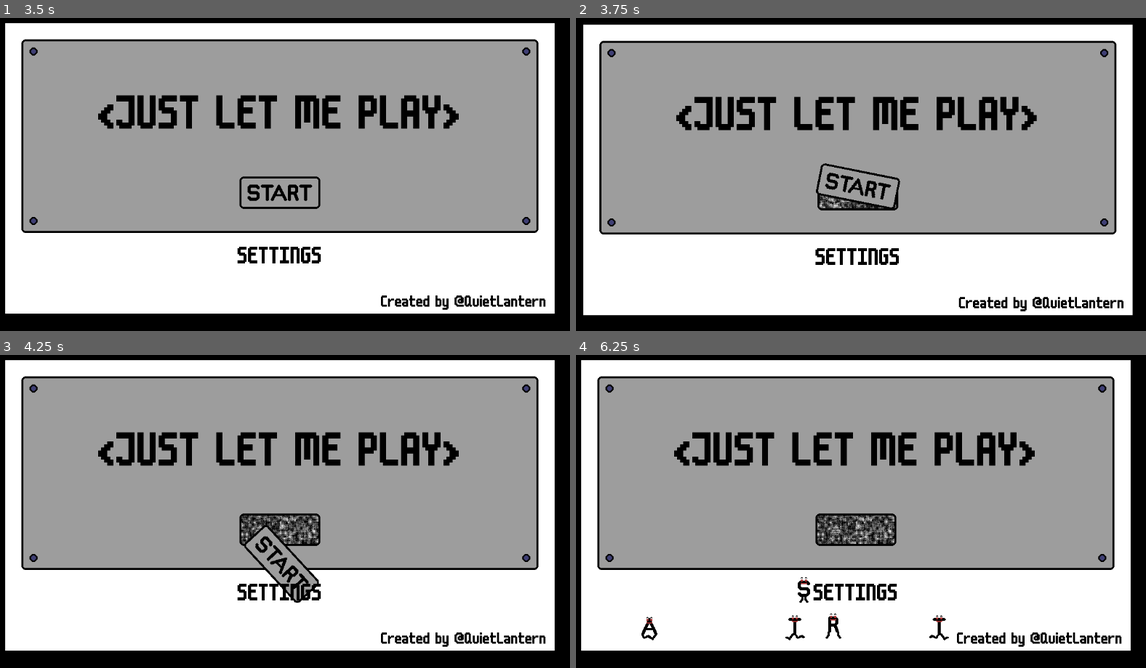
Above: before the commit, frames 1-4 (two rows, left to right).
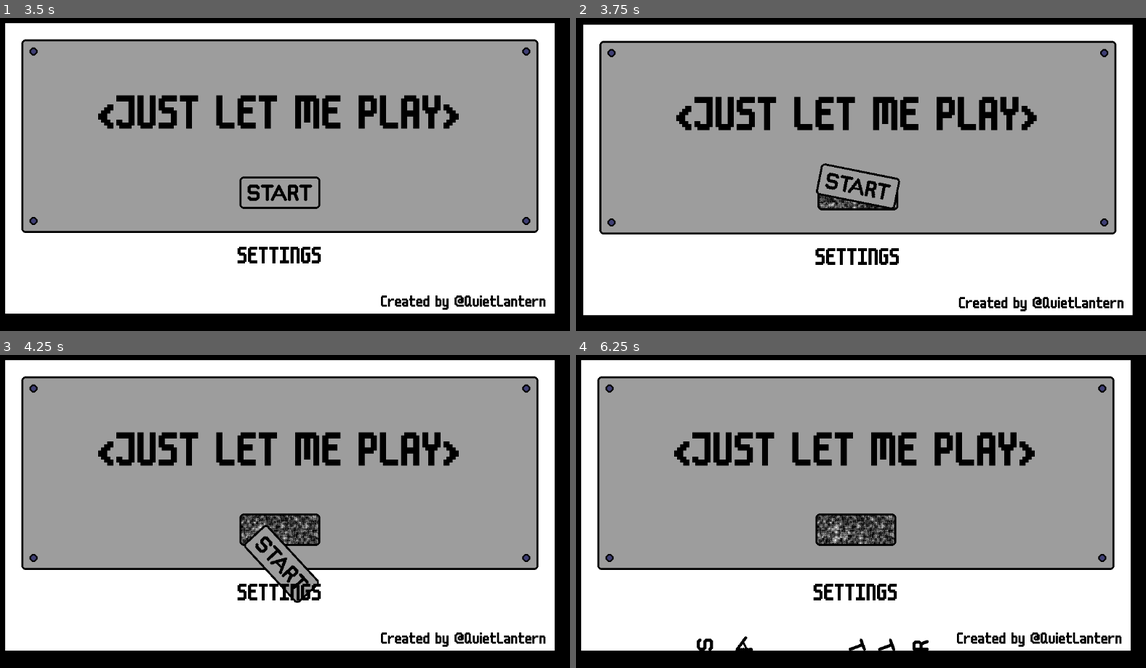
Above: after the commit, the same moments.

Repository: conor-wilson/secret-sapphire
Game: Godot game, scene res://scenes/main.tscn
Two runs of this game, one before a commit and one after it. Both use one fixed random seed, a clock stepped at 60 frames per second and the inputs below. The engine's default icon, where the game draws it, is replaced by a stand-in: a white triangle on a blue panel in a dark square.
Inputs (mouse positions are in pixels of both pictures, inside the frame that each line leads up to):
- Up to frame 1 (3.5 s): tap Enter at 0.5 s; move the mouse to (279, 136) at 0.52 s; hold Right (ui_right) 0.53-1.25 s; click (279, 136) at 0.6 s; click "SETTINGS" at 1.25 s; click "BACK" at 2 s; tap Space at 2.75 s; move the mouse to (279, 136) at 2.77 s; hold Right (ui_right) from 2.78 s (still down); click (279, 136) at 2.85 s
- Up to frame 2 (3.75 s): tap Enter at 3.5 s; move the mouse to (855, 193) at 3.52 s; release Right (ui_right) at 3.53 s; hold Left (ui_left) from 3.53 s (still down); click (855, 193) at 3.6 s
- Up to frame 3 (4.25 s): keep holding Left (ui_left)
- Up to frame 4 (6.25 s): move the mouse to (610, 389) at 4.27 s; release Left (ui_left) at 4.28 s; hold Right (ui_right) 4.28-5.78 s; click (610, 389) at 4.35 s; move the mouse to (1100, 389) at 5.02 s; click (1100, 389) at 5.1 s; tap D (debugbutton) at 5.65 s; move the mouse to (610, 558) at 5.77 s; hold Left (ui_left) from 5.78 s (still down); click (610, 558) at 5.85 s

Frame 1 is identical in both runs. In frame 2, 0.1% of the frame differs, in the area x 42-57%, y 56-61%; in frame 3, 0.6%; in frame 4, 1.6%, in the area x 11-66%, y 51-95%.

Commit message:
Adjusted Hell Bot destruction sequence to shoot the letters with a laser to animate them

Diff:
--- /dev/null
+++ b/let-me-play/laser.gd
@@ -0,0 +1,50 @@
+extends Node2D
+
+const maxrange = 5000
+
+var base_width:float = 24
+var width_y:float = base_width
+var shoot = false
+
+var target:Vector2 = Vector2.ZERO
+
+# Called when the node enters the scene tree for the first time.
+func _ready() -> void:
+	pass # Replace with function body.
+
+
+# Called every frame. 'delta' is the elapsed time since the previous frame.
+func _process(delta: float) -> void:
+
+	$Line2D.width = width_y
+	#
+	#var mouse_pos = get_local_mouse_position()
+	var max_cast_to = target * maxrange
+	$RayCast2D.target_position = max_cast_to
+
+	if $RayCast2D.is_colliding():
+		$Reference.global_position = $RayCast2D.get_collision_point()
+		$Line2D.set_point_position(1, $Line2D.to_local($Reference.global_position))
+	else:
+		$Reference.global_position = $RayCast2D.target_position
+		$Line2D.points[1] = $Reference.global_position
+
+func fire(new_target:Vector2):
+
+	target = $Line2D.to_local(new_target)
+
+	width_y = 2
+	await get_tree().create_timer(0.01).timeout
+	width_y = 4
+	await get_tree().create_timer(0.01).timeout
+	width_y = 20
+	await get_tree().create_timer(0.01).timeout
+	width_y = 24
+	await get_tree().create_timer(0.05).timeout
+	width_y = 20
+	await get_tree().create_timer(0.01).timeout
+	width_y = 4
+	await get_tree().create_timer(0.01).timeout
+	width_y = 2
+	await get_tree().create_timer(0.01).timeout
+	width_y = 0
--- a/let-me-play/project.godot
+++ b/let-me-play/project.godot
@@ -71,6 +71,7 @@
 2d_physics/layer_5="sticky_note"
 2d_physics/layer_6="running_letters"
 2d_physics/layer_7="detection_areas"
+2d_physics/layer_8="lasers"
 
 [rendering]
 
--- a/let-me-play/scenes/help_bot.gd
+++ b/let-me-play/scenes/help_bot.gd
@@ -103,3 +103,6 @@
 	$ShrinkingSprite.hide() # TODO: This is janky. Fix.
 	$IdleSprite.show()
 	$AnimationPlayer.play("help_bot_idle")
+
+func shoot(pos:Vector2):
+	$Laser.fire(pos)
--- a/let-me-play/scenes/help_bot.tscn
+++ b/let-me-play/scenes/help_bot.tscn
@@ -1,8 +1,9 @@
-[gd_scene load_steps=10 format=3 uid="uid://bcttde4rl6c7u"]
+[gd_scene load_steps=11 format=3 uid="uid://bcttde4rl6c7u"]
 
 [ext_resource type="Script" path="res://scenes/help_bot.gd" id="1_b6jo1"]
 [ext_resource type="Texture2D" uid="uid://1cwslcas3huc" path="res://assets/art/HelpBot-Sheet.png" id="1_nxjie"]
 [ext_resource type="Texture2D" uid="uid://o53y7lf7ihfd" path="res://assets/art/HellBot_Shrink-Sheet.png" id="3_2pc8o"]
+[ext_resource type="PackedScene" uid="uid://b63t8bt78w8t1" path="res://scenes/laser.tscn" id="4_khedk"]
 
 [sub_resource type="RectangleShape2D" id="RectangleShape2D_oh5jh"]
 size = Vector2(62, 62)
@@ -97,18 +98,20 @@
 script = ExtResource("1_b6jo1")
 metadata/_edit_group_ = true
 
+[node name="Laser" parent="." instance=ExtResource("4_khedk")]
+
 [node name="IdleSprite" type="Sprite2D" parent="."]
 scale = Vector2(2, 2)
 texture = ExtResource("1_nxjie")
 hframes = 8
 
 [node name="ShrinkingSprite" type="Sprite2D" parent="."]
-visible = false
 scale = Vector2(2, 2)
 texture = ExtResource("3_2pc8o")
 hframes = 10
 
 [node name="CollisionShape2D" type="CollisionShape2D" parent="."]
+visible = false
 shape = SubResource("RectangleShape2D_oh5jh")
 
 [node name="BlinkTimer" type="Timer" parent="."]
--- /dev/null
+++ b/let-me-play/scenes/laser.tscn
@@ -0,0 +1,28 @@
+[gd_scene load_steps=4 format=3 uid="uid://b63t8bt78w8t1"]
+
+[ext_resource type="Script" path="res://laser.gd" id="1_ptiqu"]
+[ext_resource type="Texture2D" uid="uid://cehmp6afuprf1" path="res://icon.svg" id="2_ea6n5"]
+
+[sub_resource type="SegmentShape2D" id="SegmentShape2D_3a0nt"]
+b = Vector2(160, 0)
+
+[node name="Laser" type="Node2D"]
+script = ExtResource("1_ptiqu")
+
+[node name="Reference" type="Sprite2D" parent="."]
+visible = false
+texture = ExtResource("2_ea6n5")
+
+[node name="RayCast2D" type="RayCast2D" parent="."]
+target_position = Vector2(184, 0)
+collision_mask = 5
+
+[node name="Line2D" type="Line2D" parent="."]
+points = PackedVector2Array(0, 0, 104, 0)
+width = 8.0
+default_color = Color(0.67451, 0.196078, 0.196078, 1)
+
+[node name="Area2D" type="Area2D" parent="Line2D"]
+
+[node name="CollisionShape2D" type="CollisionShape2D" parent="Line2D/Area2D"]
+shape = SubResource("SegmentShape2D_3a0nt")
--- a/let-me-play/scenes/main.gd
+++ b/let-me-play/scenes/main.gd
@@ -131,3 +131,15 @@
 
 	$Menus/MainMenu.clear_static()
 	$Menus/MainMenu.detatch_sticky_note()
+
+	await get_tree().create_timer(4).timeout
+
+
+	for pos in $Menus/MainMenu.get_letter_positions():
+		$HelpBot.shoot(pos)
+		shake_screen(5,5)
+		await get_tree().create_timer(0.2).timeout
+
+	$HelpBot.shrink()
+
+	$Menus/MainMenu.animate_letters()
--- a/let-me-play/scenes/main_menu.gd
+++ b/let-me-play/scenes/main_menu.gd
@@ -86,20 +86,30 @@
 	var y_force:float = randf_range(-750, 0)
 	$InteractiveElements/CrumpledStickyNote.apply_impulse(Vector2(x_force,y_force), Vector2(10,10))
 
+#
+## TODO: This is purely for debugging. This function should be removed once it's
+## no-longer needed.
+#func _input(event: InputEvent) -> void:
+	#if event.is_action_pressed("debugbutton"):
+		#animate_letters()
 
-# TODO: This is purely for debugging. This function should be removed once it's
-# no-longer needed.
-func _input(event: InputEvent) -> void:
-	if event.is_action_pressed("debugbutton"):
+func animate_letters():
+	$RunningLetters/S.spawn($RigidLetters/S.position+Vector2(0,-20))
+	$RunningLetters/T1.spawn($RigidLetters/T1.position+Vector2(0,-20))
+	$RunningLetters/A1.spawn($RigidLetters/A1.position+Vector2(0,-20))
+	$RunningLetters/R.spawn($RigidLetters/R.position+Vector2(0,-20))
+	$RunningLetters/T2.spawn($RigidLetters/T2.position+Vector2(0,-20))
 
-		$RunningLetters/S.spawn($RigidLetters/S.position+Vector2(0,-10))
-		$RunningLetters/T1.spawn($RigidLetters/T1.position+Vector2(0,-10))
-		$RunningLetters/A1.spawn($RigidLetters/A1.position+Vector2(0,-10))
-		$RunningLetters/R.spawn($RigidLetters/R.position+Vector2(0,-10))
-		$RunningLetters/T2.spawn($RigidLetters/T2.position+Vector2(0,-10))
+	$RigidLetters/S.queue_free()
+	$RigidLetters/T1.queue_free()
+	$RigidLetters/A1.queue_free()
+	$RigidLetters/R.queue_free()
+	$RigidLetters/T2.queue_free()
 
-		$RigidLetters/S.queue_free()
-		$RigidLetters/T1.queue_free()
-		$RigidLetters/A1.queue_free()
-		$RigidLetters/R.queue_free()
-		$RigidLetters/T2.queue_free()
+func get_letter_positions() -> Array[Vector2]:
+
+	var output:Array[Vector2] = []
+	for letter in $RigidLetters.get_children():
+		output.append(letter.global_position)
+
+	return output
